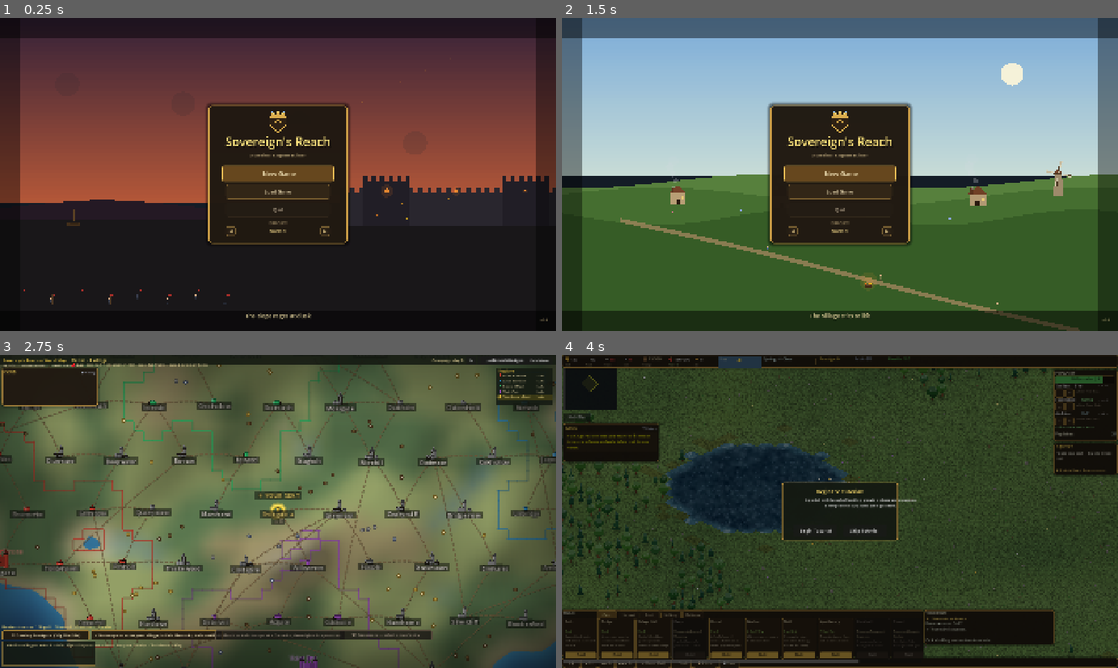
Above: before the commit, frames 1-4 (two rows, left to right).
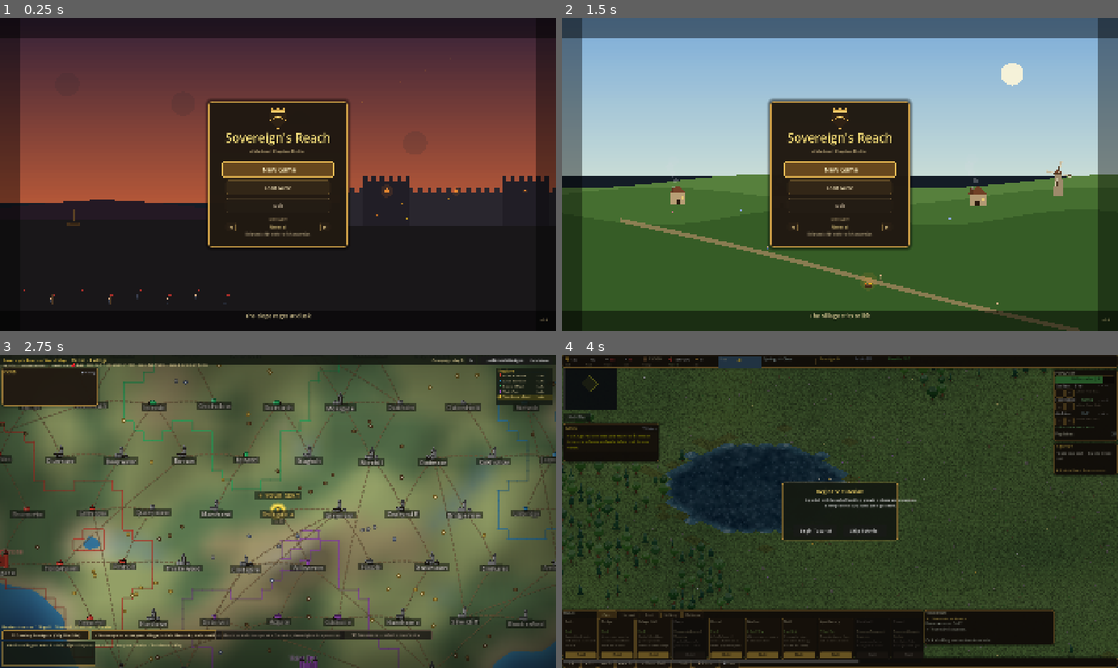
Above: after the commit, the same moments.

Repository: brotherphilip/sovereigns-reach
Game: Godot game, scene res://view/menu/MainMenuScene.tscn
Same seed, same stepped clock (60 frames per second), same inputs: the game is played once before the commit and once after it.
Inputs:
- Up to frame 1 (0.25 s): no input
- Up to frame 2 (1.5 s): click "New Game" at 0.5 s; click "Main Menu" at 1.25 s
- Up to frame 3 (2.75 s): click "New Game" at 2 s
- Up to frame 4 (4 s): click "▶ Resume Time" at 2.75 s; click "−" at 3.5 s

The runs differ from the first frame. In frame 1, 2.6% of the frame differs, in the area x 37-63%, y 26-74%; in frame 2, 3.0%, in the area x 36-64%, y 25-74%; in frame 3, less than 0.1%; in frame 4, less than 0.1%.

Commit message:
iter356: difficulty choice no longer made blind — one-line blurb per level
A main-menu audit found the only real gap: the DIFFICULTY stepper showed just a
name ('Normal') for a choice that reshapes the whole run (AI threat 0.3x-2.5x,
tax, food, warmth). Added a modifier-derived one-line blurb under the selector
that updates as you step (Peaceful/Normal/Hard/Siege Lord), and grew the panel
to fit. Render-verified; TestNeeds 23/23 (additive DifficultySystem.level_blurb).

Co-Authored-By: Claude Opus 4.8 <noreply@anthropic.com>

Diff:
--- a/simulation/core/DifficultySystem.gd
+++ b/simulation/core/DifficultySystem.gd
@@ -21,3 +21,15 @@
 
 static func level_name(lvl: int) -> String:
 	return Level.keys()[lvl].capitalize()
+
+# One-line, player-facing description of what each difficulty actually changes (derived from the
+# modifiers above) — so the menu choice that shapes the whole run isn't made blind. (iter356)
+const _BLURBS := {
+	Level.PEACEFUL:   "Gentle: rivals rarely march, coffers flow, your folk are hardy. To learn the realm.",
+	Level.NORMAL:     "Balanced: a fair test for a rising sovereign.",
+	Level.HARD:       "Harsh: bolder rivals, leaner taxes, hungrier and colder people.",
+	Level.SIEGE_LORD: "Brutal: relentless sieges; every winter and coin bites deep. For veterans.",
+}
+
+static func level_blurb(lvl: int) -> String:
+	return _BLURBS.get(lvl, "")
--- a/view/menu/MainMenuScene.gd
+++ b/view/menu/MainMenuScene.gd
@@ -6,6 +6,7 @@
 const DifficultySystem = preload("res://simulation/core/DifficultySystem.gd")
 
 var _diff_val: Label = null
+var _diff_blurb: Label = null
 var _title: Label = null
 var _title_shadow: Label = null
 var _t: float = 0.0
@@ -71,8 +72,8 @@
 	const PW: float = 480.0
 	const ROW_H: float = 62.0
 	const BTN_TOP: float = 210.0
-	# Difficulty is a compact selector row (shorter than a full button row).
-	var ph: float = BTN_TOP + buttons.size() * ROW_H + 52.0 + 28.0
+	# Difficulty is a compact selector row (header + value + a one-line blurb beneath it).
+	var ph: float = BTN_TOP + buttons.size() * ROW_H + 52.0 + 56.0
 
 	# Center panel — warm parchment-dark with a heavy gold frame and shadow.
 	var panel := Panel.new()
@@ -263,6 +264,19 @@
 	parent.add_child(val)
 	_diff_val = val
 
+	# One-line description of what this difficulty actually changes — so the choice that shapes the
+	# whole run isn't made blind. (iter356)
+	var blurb := Label.new()
+	blurb.text = DifficultySystem.level_blurb(DifficultySystem.current)
+	blurb.position = Vector2(pos.x, row_y + 32.0)
+	blurb.size = Vector2(width, 28)
+	blurb.horizontal_alignment = HORIZONTAL_ALIGNMENT_CENTER
+	blurb.autowrap_mode = TextServer.AUTOWRAP_WORD_SMART
+	blurb.add_theme_font_size_override("font_size", 11)
+	blurb.add_theme_color_override("font_color", Color(0.70, 0.64, 0.50))
+	parent.add_child(blurb)
+	_diff_blurb = blurb
+
 func _make_stepper(text: String, pos: Vector2, sz: Vector2, callback: Callable) -> Button:
 	var btn := Button.new()
 	btn.text = text
@@ -289,6 +303,8 @@
 	DifficultySystem.current = (DifficultySystem.current + dir + 4) % 4
 	if _diff_val != null:
 		_diff_val.text = DifficultySystem.level_name(DifficultySystem.current)
+	if _diff_blurb != null:
+		_diff_blurb.text = DifficultySystem.level_blurb(DifficultySystem.current)
 
 # ── Transitions ───────────────────────────────────────────────────────────────
 
Not shown, changed: systems_bibliography.html
